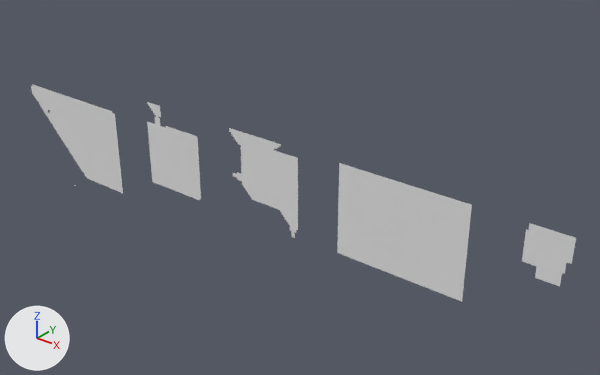
Before and after pictures for a commit that changed the OBJ model Assets/Tiled2Unity/Meshes/mapa.obj.
Camera for both pictures: a 50 mm lens placed at (27.7, -85.7, 47.2), pointed at (-46.2, 6.6, -10.0). Arrows for +X, +Y and +Z are at lower left; the lights stay in place. Where no turn or scale is listed for an object, it has been applied to the vertices.

In view in the first picture: 'mapa'.
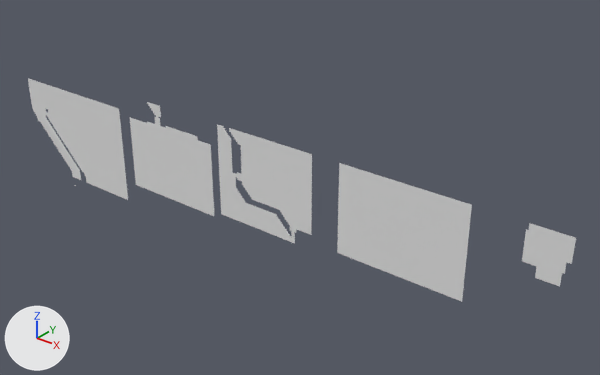
Changed parts and their boxes (x1, y1, x2, y2) in the pictures (600 x 375 px):
'mapa', reshaped: before (31, 85, 576, 302); after (28, 78, 576, 302)
part 1 of me_mapa, built on: after (28, 78, 312, 243)

The change, as a list of edits to the scene's bpy script:
```text
Change me_mapa:
    used by ob_mapa; location = (0.0, 0.0, 0.0)
    remove me_mapa.from_pydata(...)  # 9106 vertices, 8630 faces; spans x -106.2..0.0, y 0.0, z -22.4..0.0
    add me_mapa.from_pydata(...)  # 12732 vertices, 12059 faces; spans x -106.9..0.0, y 0.0, z -22.4..0.0
    me_mapa part 1: 1 vertex removed from x -102.1, y 0.0, z -8.3; 3627 vertices added at x -106.9..-38.7, y 0.0, z -20.5..0.0
```
